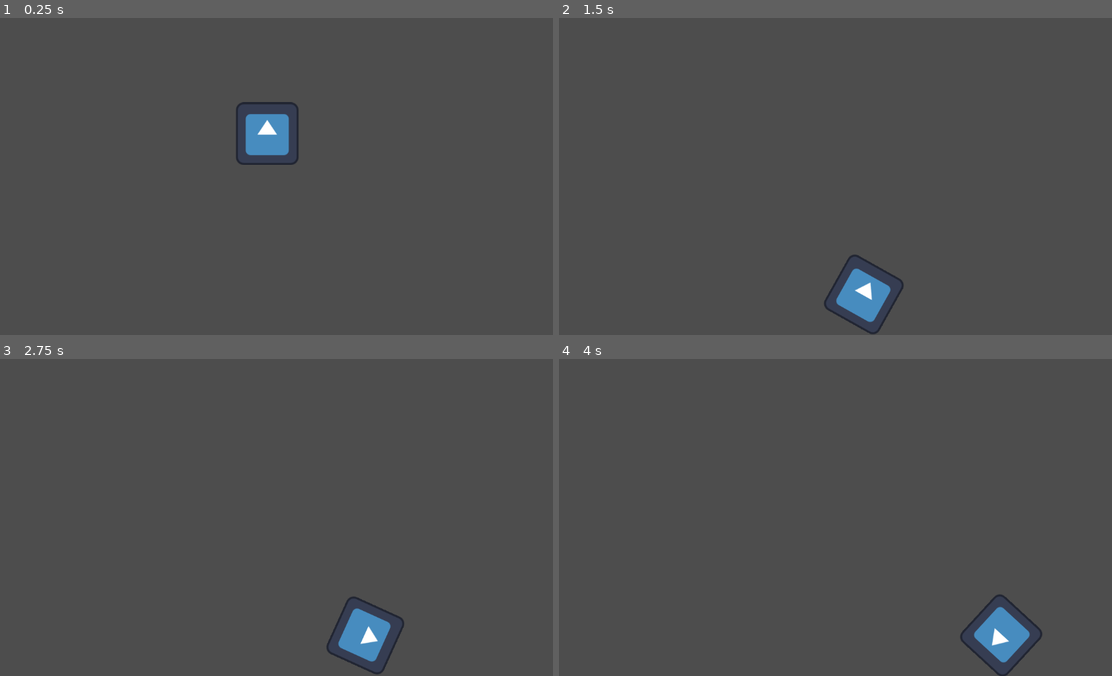
Above: before the commit, frames 1-4 (two rows, left to right).
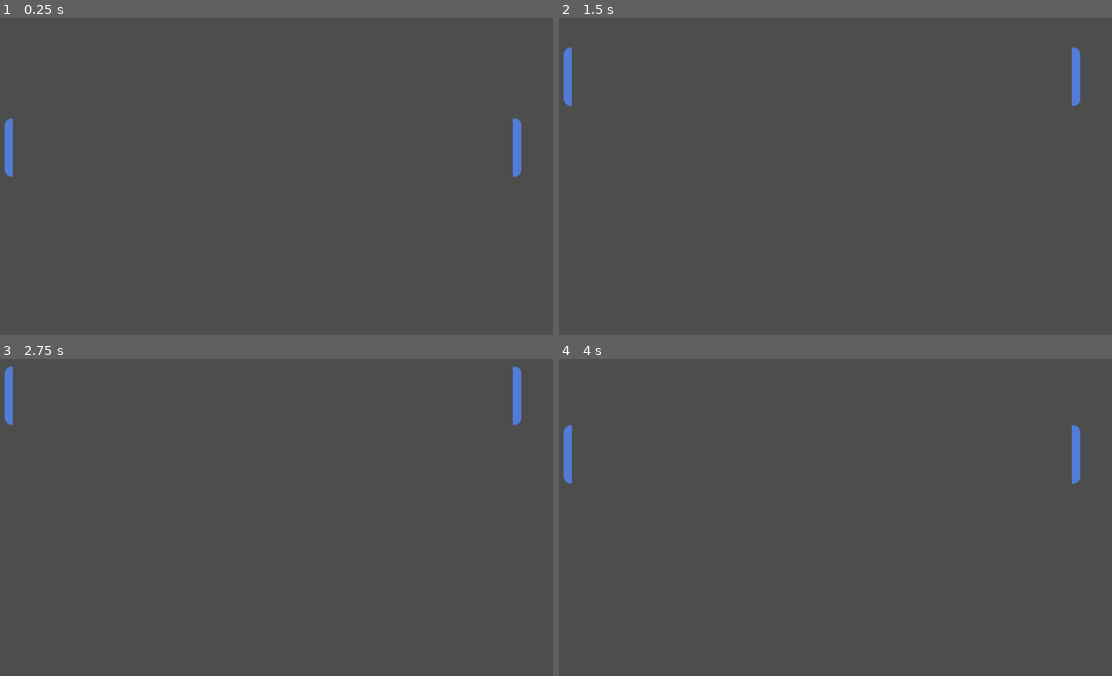
Above: after the commit, the same moments.

Repository: ItsWinterInNevada/pong_godot
Game: Godot game, scene res://scenes/game.tscn
The game is run twice, just before and just after one commit, with the same random seed, the same clock (stepped at 60 frames per second) and the same inputs. The project has no main scene, so this scene is started directly. The engine's default icon, where the game draws it, is replaced by a stand-in: a white triangle on a blue panel in a dark square.
Inputs:
- Up to frame 1 (0.25 s): no input
- Up to frame 2 (1.5 s): hold W (move_up) 0.53-1.28 s; hold S (move_down) from 1.28 s (still down)
- Up to frame 3 (2.75 s): release S (move_down) at 2.03 s; hold W (move_up) from 2.03 s (still down)
- Up to frame 4 (4 s): release W (move_up) at 3.53 s; hold S (move_down) from 3.53 s (still down)

The runs differ from the first frame. In frame 1, 1.9% of the frame differs, in the area x 0-95%, y 26-51%; in frame 2, 1.9%; in frame 3, 1.9%, in the area x 0-95%, y 2-100%; in frame 4, 1.9%.

Commit message:
Add paddle script for movement and add player and computer paddles to game scene

Diff:
--- a/scenes/game.tscn
+++ b/scenes/game.tscn
@@ -1,12 +1,16 @@
 [gd_scene format=3 uid="uid://dj8q4dwasyf05"]
 
 [ext_resource type="PackedScene" uid="uid://d22jawmr5833r" path="res://scenes/level.tscn" id="1_uwrxv"]
-[ext_resource type="PackedScene" uid="uid://60s1p5ludwhm" path="res://scenes/test_ball.tscn" id="2_yqjtg"]
+[ext_resource type="PackedScene" uid="uid://e1m8wcpynwlx" path="res://scenes/paddle.tscn" id="2_yqjtg"]
 
 [node name="Game" type="Node2D" unique_id=1934257106]
 
 [node name="Level" parent="." unique_id=717392464 instance=ExtResource("1_uwrxv")]
 position = Vector2(576, 324)
 
-[node name="TestBall" parent="." unique_id=710430380 instance=ExtResource("2_yqjtg")]
-position = Vector2(565, 208)
+[node name="Player" parent="." unique_id=1833255128 instance=ExtResource("2_yqjtg")]
+position = Vector2(40, 265)
+
+[node name="Computer" parent="." unique_id=1304982822 instance=ExtResource("2_yqjtg")]
+position = Vector2(1079, 265)
+rotation = 3.1415927
--- a/scenes/paddle.tscn
+++ b/scenes/paddle.tscn
@@ -1,3 +1,18 @@
 [gd_scene format=3 uid="uid://e1m8wcpynwlx"]
 
+[ext_resource type="Texture2D" uid="uid://cnpfelrt1aagu" path="res://assets/player_one.png" id="1_3xiby"]
+[ext_resource type="Script" uid="uid://bwior3ulild6l" path="res://scripts/paddle.gd" id="1_y7wee"]
+
+[sub_resource type="RectangleShape2D" id="RectangleShape2D_y7wee"]
+size = Vector2(17, 120)
+
 [node name="Paddle" type="CharacterBody2D" unique_id=1833255128]
+motion_mode = 1
+script = ExtResource("1_y7wee")
+
+[node name="Sprite2D" type="Sprite2D" parent="." unique_id=1600522198]
+texture = ExtResource("1_3xiby")
+
+[node name="CollisionShape2D" type="CollisionShape2D" parent="." unique_id=297861673]
+position = Vector2(0.5, 0)
+shape = SubResource("RectangleShape2D_y7wee")
--- /dev/null
+++ b/scripts/paddle.gd
@@ -0,0 +1,16 @@
+extends CharacterBody2D
+
+
+const SPEED = 300.0
+
+func _physics_process(delta: float) -> void:
+
+	# Get the input direction and handle the movement/deceleration.
+	# As good practice, you should replace UI actions with custom gameplay actions.
+	var direction := Input.get_axis("move_up", "move_down")
+	if direction:
+		velocity.y = direction * SPEED
+	else:
+		velocity.y = move_toward(velocity.x, 0, SPEED)
+
+	move_and_slide()
Not shown, added: scripts/paddle.gd.uid
